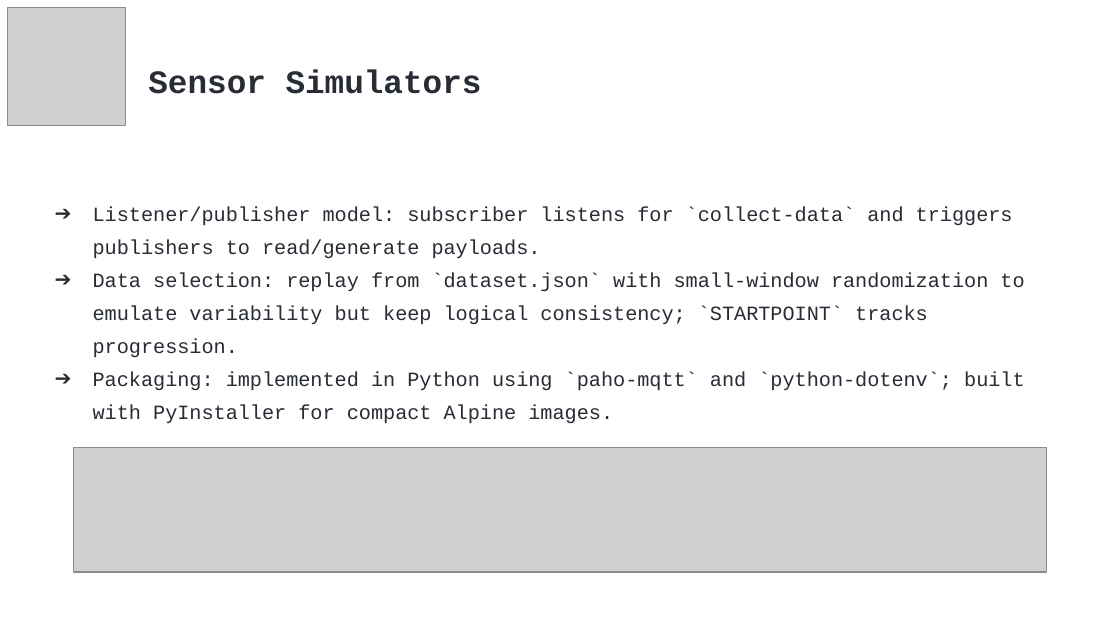
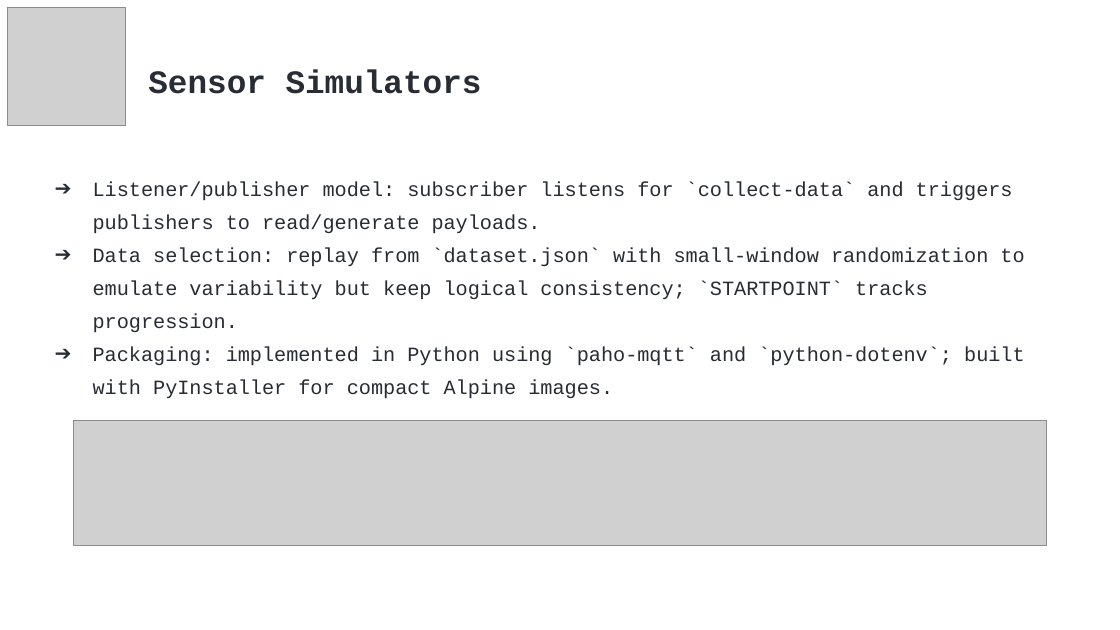
Before and after one commit to tasoszamp/thesis, a slide deck: slide 16 of article/Presentantion.pptx (slide 15 before the commit). Drawn at 1120x630 pixels with LibreOffice and Linux fonts; fonts in the diff are those of the drawing; grey boxes stand for pictures. Boxes give left, top, right and bottom in pixels: in the first picture for what was removed or moved away, otherwise in the second. Text is boxed around its words. In the diff, an @@ line names an element or a change of style, - is before the commit and + after.

```diff
--- a/article/Presentantion.pptx
+++ b/article/Presentantion.pptx
@@ text "Listener/publisher model: subscriber listens for ...": place and size @@
-text "Listener/publisher model: subscriber listens for ..." at <box>93,206,1025,424</box>
+text "Listener/publisher model: subscriber listens for ..." at <box>93,181,1025,399</box>
@@ picture: place and size @@
-picture at <box>74,447,1047,571</box>
+picture at <box>74,420,1047,544</box>
```
Also in this commit, not shown: 9 other slides changed, 1 slide added.
